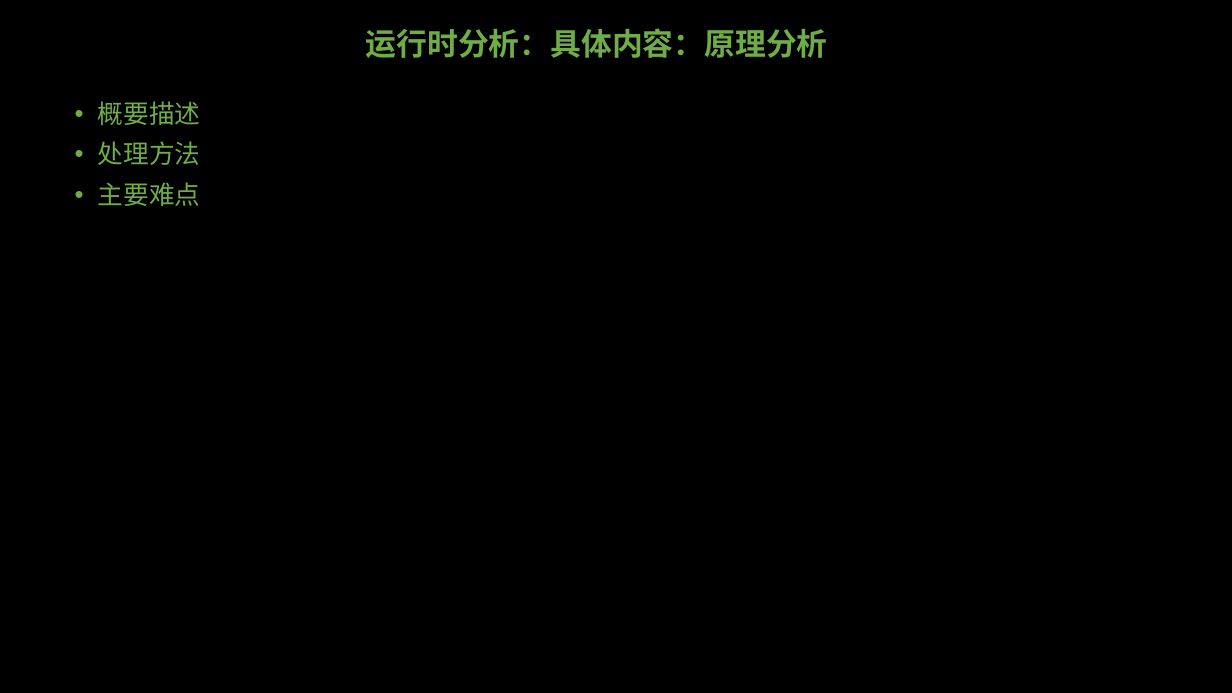
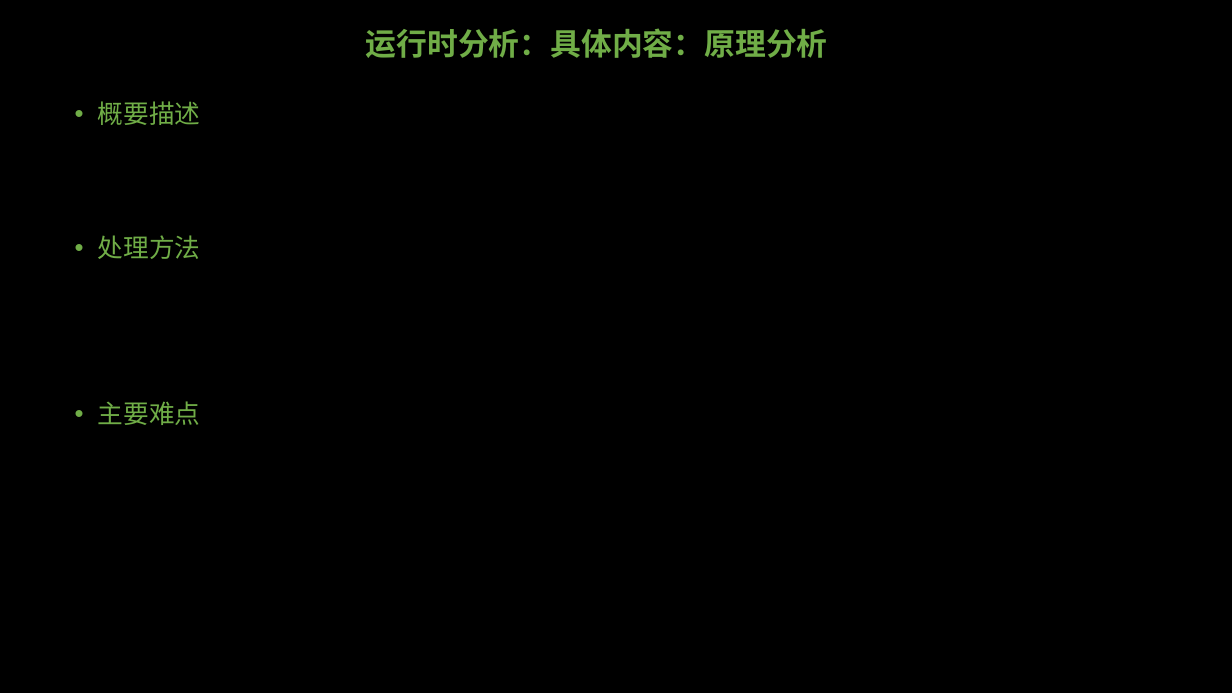
Before and after one commit to GavinKoeng/it-talks, a slide deck: slide 14 of toolchains/runtime-xxx/runtime-analyzing/运行时分析.pptx (slide 5 before the commit). Drawn at 1232x693 pixels with LibreOffice and Linux fonts; fonts in the diff are those of the drawing. Boxes give left, top, right and bottom in pixels: in the first picture for what was removed or moved away, otherwise in the second. Text is boxed around its words. In the diff, an @@ line names an element or a change of style, - is before the commit and + after.

Commit message:
toolchains: runtime-xxx: runtime-analyzing: 完成运行时分析PPT初稿

```diff
--- a/toolchains/runtime-xxx/runtime-analyzing/运行时分析.pptx
+++ b/toolchains/runtime-xxx/runtime-analyzing/运行时分析.pptx
@@ text "概要描述" rewrapped from [98,101,201,206] to [98,101,201,425] @@
```
Also in this commit, not shown: 3 other slides changed, 15 slides added.
